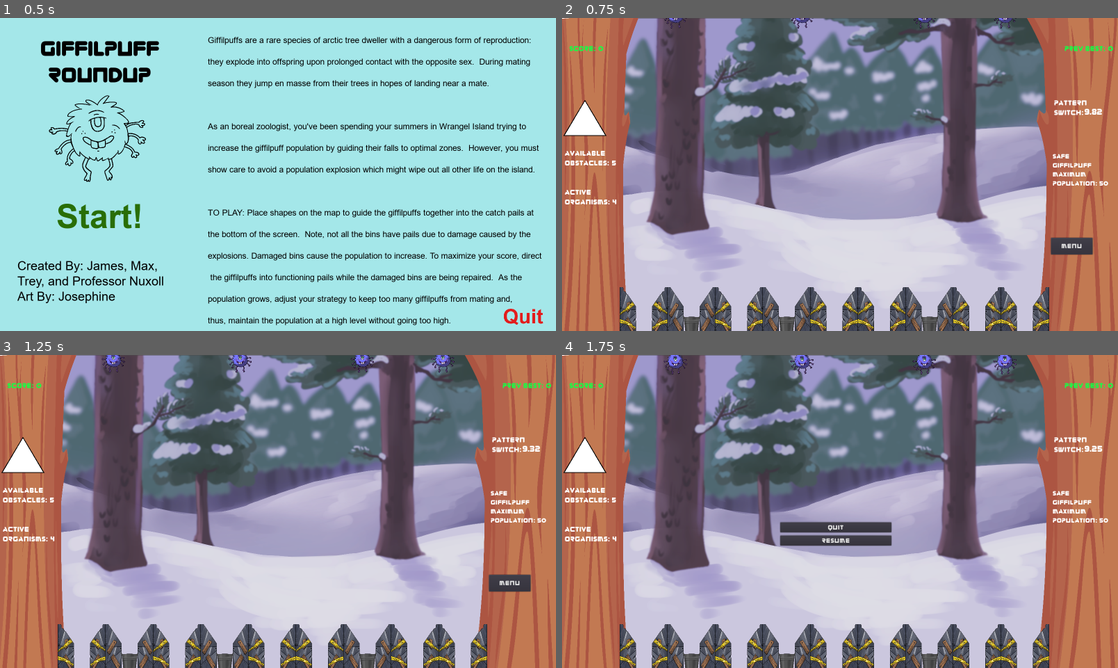
Above: before the commit, frames 1-4 (two rows, left to right).
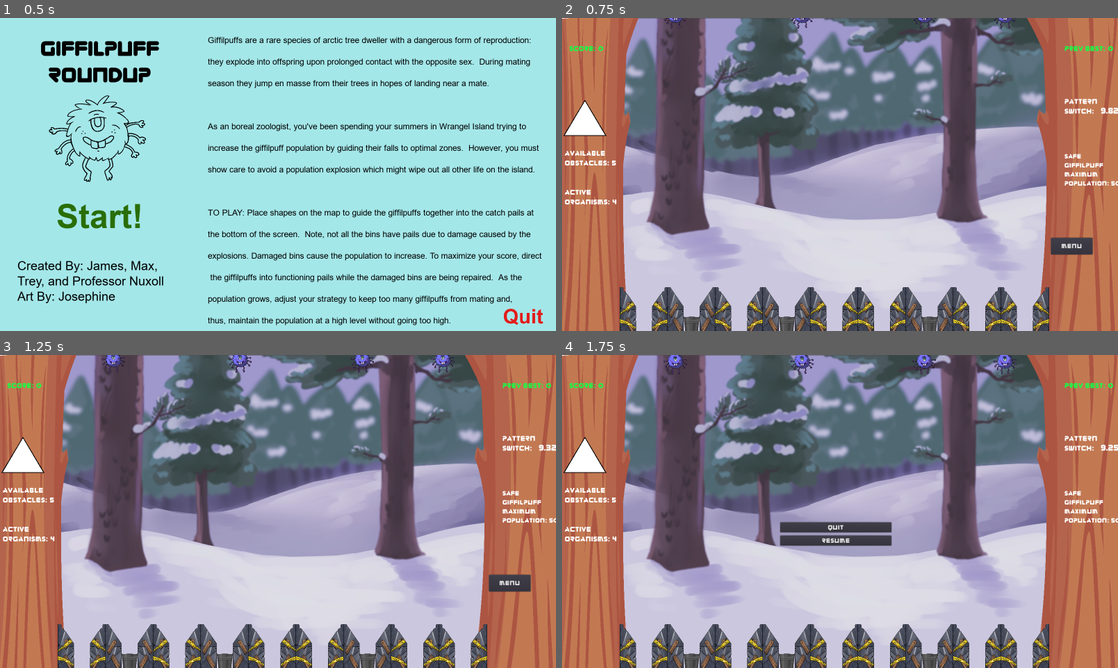
Above: after the commit, the same moments.

Repository: TreyDettmer/UP-Game-Jam-22
Game: Godot game, scene res://Scenes/MainMenu.tscn
Same seed, same stepped clock (60 frames per second), same inputs: the game is played once before the commit and once after it.
Inputs:
- Up to frame 1 (0.5 s): no input
- Up to frame 2 (0.75 s): click "Start!" at 0.5 s
- Up to frame 3 (1.25 s): no input
- Up to frame 4 (1.75 s): click "Menu" at 1.25 s

Frame 1 is identical in both runs. In frame 2, 0.7% of the frame differs, in the area x 88-100%, y 25-54%; in frame 3, 0.7%; in frame 4, 0.7%.

Commit message:
Fixed duplicate magic cursor

Diff:
--- a/Project/Scenes/Main.tscn
+++ b/Project/Scenes/Main.tscn
@@ -51,7 +51,6 @@
 
 [node name="Main" type="Node2D"]
 script = ExtResource( 1 )
-max_organism_age = 3
 min_obstacle_y_value = 650
 
 [node name="Node2D" type="Node2D" parent="."]
@@ -112,10 +111,10 @@
 autostart = true
 
 [node name="PatternSwitchTimer" type="Label" parent="."]
-margin_left = 1493.0
-margin_top = 238.0
-margin_right = 1565.0
-margin_bottom = 302.0
+margin_left = 1540.0
+margin_top = 235.0
+margin_right = 1612.0
+margin_bottom = 299.0
 custom_fonts/font = SubResource( 6 )
 text = "0"
 align = 1
@@ -214,9 +213,9 @@
 organisms:"
 
 [node name="MaxPop" type="Label" parent="UI"]
-margin_left = 1412.0
+margin_left = 1446.0
 margin_top = 386.0
-margin_right = 1576.0
+margin_right = 1610.0
 margin_bottom = 522.0
 custom_fonts/font = SubResource( 8 )
 text = "Safe Giffilpuff  maximum population:"
@@ -403,10 +402,10 @@
 align = 1
 
 [node name="PatternSwitchLabel" type="Label" parent="UI"]
-margin_left = 1416.0
-margin_top = 231.0
-margin_right = 1536.0
-margin_bottom = 312.0
+margin_left = 1446.0
+margin_top = 227.0
+margin_right = 1566.0
+margin_bottom = 308.0
 custom_fonts/font = SubResource( 4 )
 text = "Pattern
 Switch:
@@ -415,19 +414,18 @@
 [node name="ObstaclePile" parent="." instance=ExtResource( 3 )]
 position = Vector2( 66, 333 )
 
-[node name="MagicCursor" parent="." instance=ExtResource( 12 )]
-
 [node name="MusicPlayer" type="AudioStreamPlayer" parent="."]
 stream = ExtResource( 8 )
+volume_db = -40.0
 autoplay = true
 
 [node name="GameOverSound" type="AudioStreamPlayer" parent="."]
 stream = ExtResource( 9 )
-volume_db = 5.0
+volume_db = -40.0
 
 [node name="ClickSound" type="AudioStreamPlayer" parent="."]
 stream = ExtResource( 10 )
-volume_db = 5.0
+volume_db = -30.0
 
 [node name="MagicCursor" parent="." instance=ExtResource( 12 )]
 
